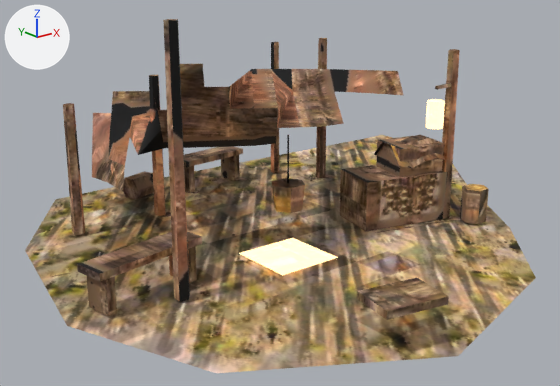
What one commit did to the glTF model godot/project/assets/forest_rescue/landmarks/lf_env_camp_props_LOD2.glb.
The view is the same before and after, from a 50 mm camera at (-5.78, -7.51, 3.39) aimed at (0.11, -0.15, 0.44). The lights are fixed; the arrows at upper left show +X, +Y and +Z. The picture after the commit comes second. Where no turn or scale is listed for an object, it has been applied to the vertices. Vertices at exactly the same position are counted once.

Names of what the first picture shows: 'lf_env_camp_props_LOD2', 'lf_env_camp_props_base_LOD2', 'lf_env_camp_props_cloth_LOD2'.
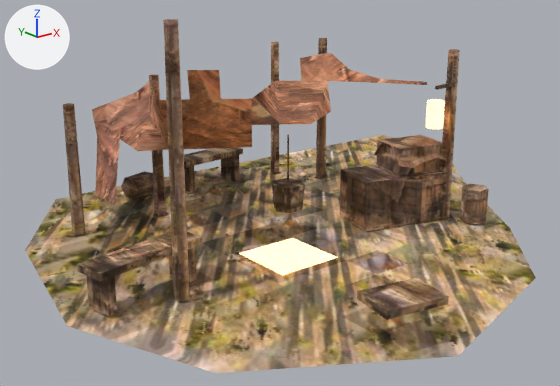
Pixel boxes [x1, y1, x2, y2] of what changed, in the pictures (560 x 386 px):
```json
{"object": "lf_env_camp_props_cloth_LOD2", "change": "reshaped", "before": [92, 64, 404, 191], "after": [91, 53, 427, 205], "on screen": "8% wider, 20% taller"}
{"part": 1, "of": "me_lf_env_camp_props_base_lod2", "change": "surface changed", "before": [25, 135, 536, 373], "after": [25, 135, 536, 373]}
{"part": 3, "of": "me_lf_env_camp_props_lod2", "change": "surface changed", "before": [63, 19, 489, 320], "after": [63, 19, 489, 320]}
```

Edits to the scene script, one JSON object a line:
```json
{"block": "me_lf_env_camp_props_base_lod2", "where": "me_lf_env_camp_props_base_lod2.from_pydata(...)  # 19 vertices, 22 faces; spans x -3.18..5.02, y -3.7..2.82, z -0.06..0.0"}
{"block": "me_lf_env_camp_props_base_lod2", "where": "# used by ob_lf_env_camp_props_base_lod2; location = (0.0, 0.0, 0.0)"}
{"block": "me_lf_env_camp_props_base_lod2", "change": "me_lf_env_camp_props_base_lod2 part 1: texture (UV) coordinates of 22 of 22 faces, centred in x -2.21..4.85, y -2.64..2.38, z -0.04..-0.01, changed; they spanned u 0.0..0.63, v 0.0..0.79 and now span u 0.0..0.65, v 0.0..0.81"}
{"block": "me_lf_env_camp_props_cloth_lod2", "where": "# used by ob_lf_env_camp_props_cloth_lod2; location = (0.0, 0.0, 0.0)"}
{"op": "remove", "block": "me_lf_env_camp_props_cloth_lod2", "code": "me_lf_env_camp_props_cloth_lod2.from_pydata(...)  # 57 vertices, 70 faces; spans x -1.86..1.91, y -1.21..2.74, z 0.41..2.34"}
{"op": "add", "block": "me_lf_env_camp_props_cloth_lod2", "code": "me_lf_env_camp_props_cloth_lod2.from_pydata(...)  # 46 vertices, 49 faces; spans x -1.81..1.95, y -1.21..2.82, z 0.26..2.27"}
{"block": "me_lf_env_camp_props_cloth_lod2", "change": "me_lf_env_camp_props_cloth_lod2 part 2: the whole mesh is rebuilt"}
{"block": "me_lf_env_camp_props_lod2", "where": "me_lf_env_camp_props_lod2.from_pydata(...)  # 220 vertices, 318 faces; spans x -2.95..2.4, y -3.49..2.31, z 0.0..2.78"}
{"block": "me_lf_env_camp_props_lod2", "where": "# used by ob_lf_env_camp_props_lod2_1; location = (0.0, 0.0, 0.0)"}
{"block": "me_lf_env_camp_props_lod2", "change": "me_lf_env_camp_props_lod2 part 3: texture (UV) coordinates of 318 of 318 faces, centred in x -2.93..2.38, y -3.45..2.26, z 0.0..2.78, changed; they spanned u 0.13..1.0, v 0.0..0.95 and now span u 0.0..1.0, v 0.0..0.95"}
```
